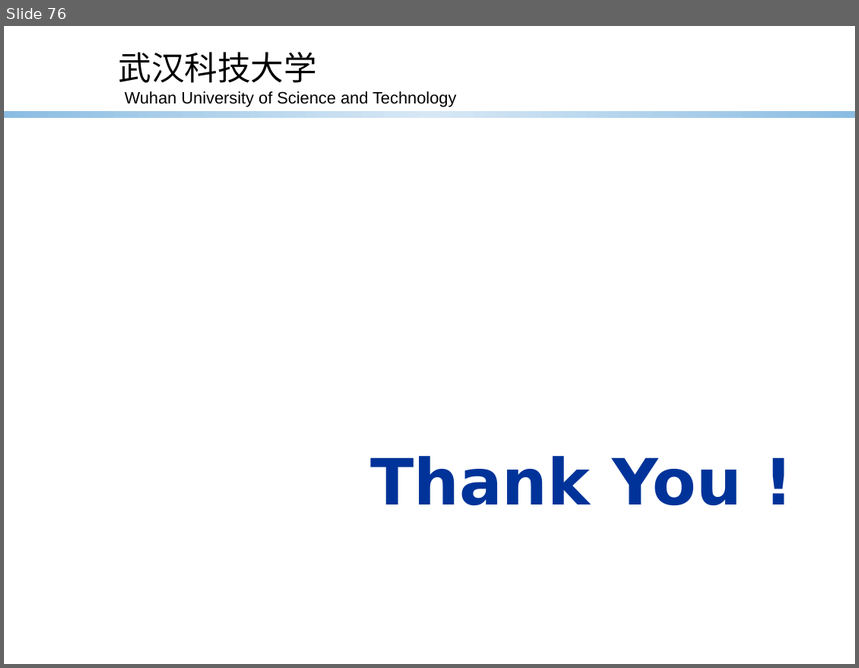
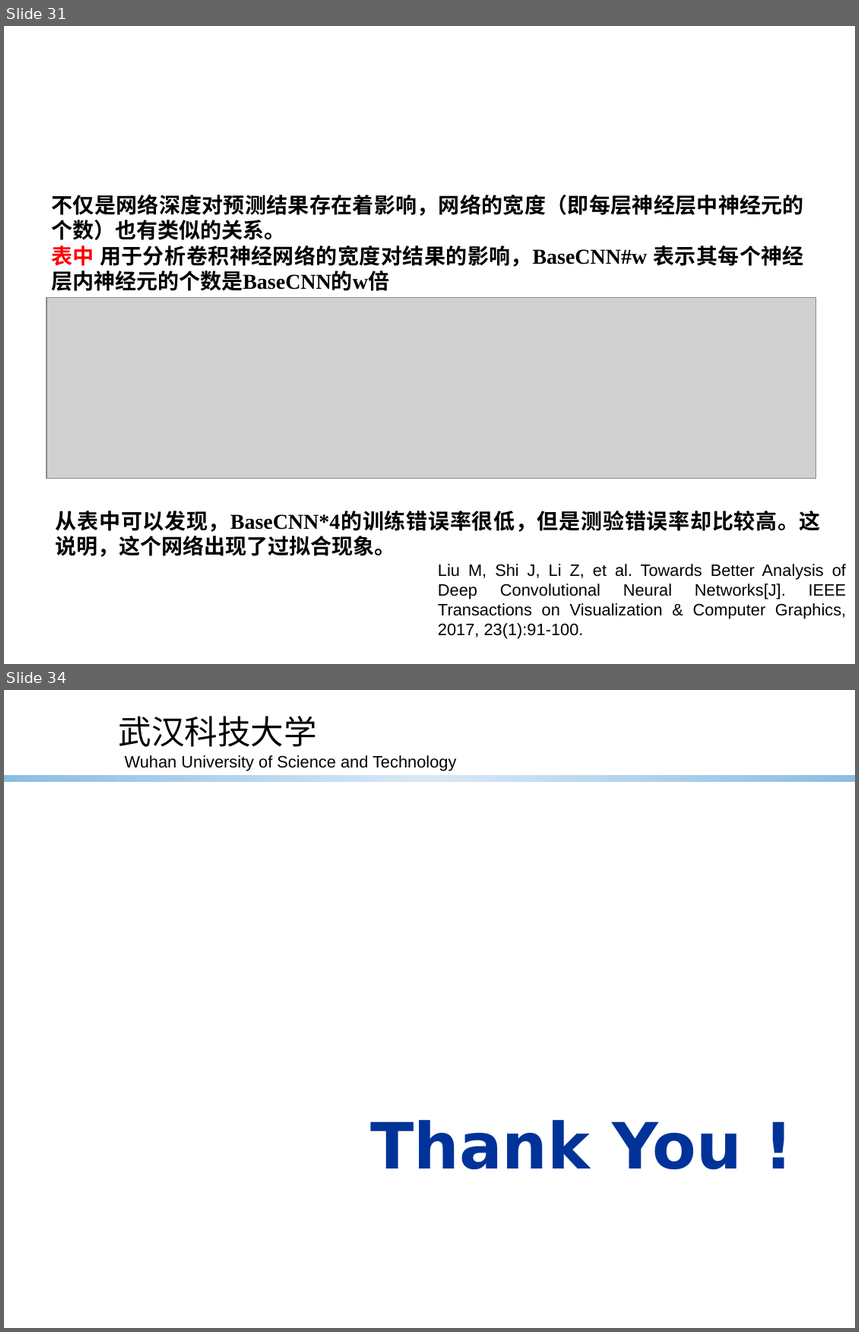
Before and after one commit to Asurada2015/Test, a slide deck: Prediction based on convolutional neural network/worklog/Deeplearning tricks.pptx. Shown one above the other, each under a label of ours: slide 76 before the commit, slides 31 and 34 after it; the slides between them are not shown. The pictures are 859x668 and 859x1332 pixels, drawn with LibreOffice and Linux fonts; fonts in the diff are those of the drawing; grey boxes stand for pictures; background and template pictures are left out. Boxes give left, top, right and bottom in pixels: in the first picture for what was removed or moved away, otherwise in the second. Text is boxed around its words. In the diff, an @@ line names an element or a change of style, - is before the commit and + after.

```diff
--- a/Prediction based on convolutional neural network/worklog/Deeplearning tricks.pptx
+++ b/Prediction based on convolutional neural network/worklog/Deeplearning tricks.pptx
@@ slide 31 added at <box>4,26,855,664</box>, background picture (left out) @@
@@ title added at <box>51,195,804,216</box>, 32 pt, text #FFFFFF, bold @@
+结构与效果
@@ text added at <box>51,195,804,291</box>, 18 pt, text #000000, bold @@
+不仅是网络深度对预测结果存在着影响，网络的宽度（即每层神经层中神经元的个数）也有类似的关系。
+表中 用于分析卷积神经网络的宽度对结果的影响，BaseCNN#w 表示其每个神经层内神经元的个数是BaseCNN的w倍
@@ picture added at <box>47,298,816,479</box> @@
@@ text added at <box>56,511,821,557</box>, 18 pt, text #000000, bold @@
+从表中可以发现，BaseCNN*4的训练错误率很低，但是测验错误率却比较高。这说明，这个网络出现了过拟合现象。
@@ text added at <box>438,564,847,639</box>, 14 pt, text #000000 @@
+Liu M, Shi J, Li Z, et al. Towards Better Analysis of Deep Convolutional Neural Networks[J]. IEEE Transactions on Visualization & Computer Graphics, 2017, 23(1):91-100.
@@ what was slide 76 is now slide 34 @@
```
Also in this commit, not shown: 17 slides changed, 10 other slides added, 53 slides removed, 2 other files.
